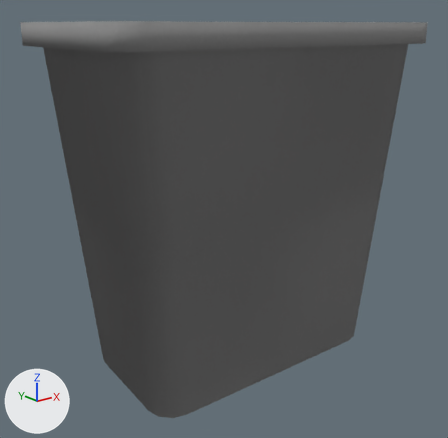
What one commit did to the Blender file office/squareTrashCan.blend.
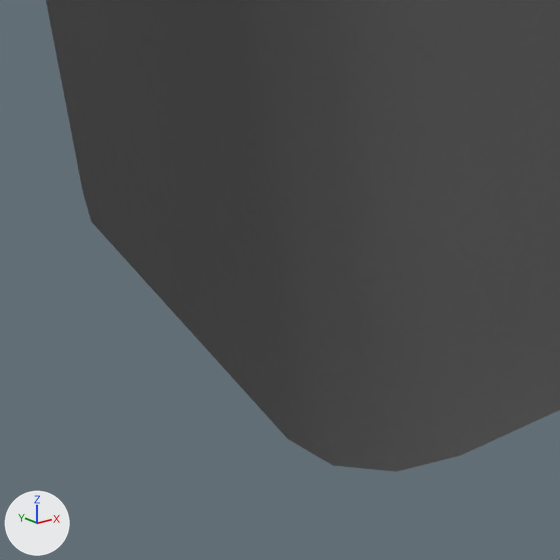
Each version is shown whole from a 50 mm lens placed at (-2.47, -2.98, 2.1), pointed at (-0.09, -0.02, 0.92), then close up on the part from 19% to 47% of the width and 71% to 100% of the height. Every picture has the same lights, and +X, +Y and +Z are marked at lower left. The same objects are shown in both versions, whatever each file hides.
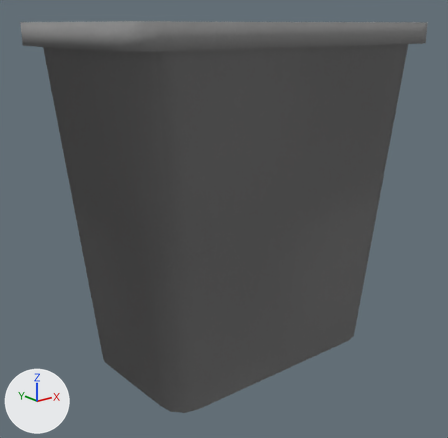
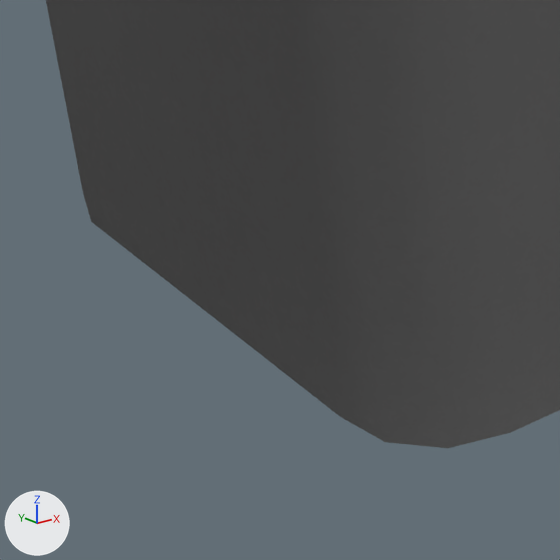
Where the newer file only moved an object's origin or applied its transform, the numbers keep the older frame.

Diff of the bpy script that builds the scene:
```diff
--- a/office/squareTrashCan.blend.py
+++ b/office/squareTrashCan.blend.py
@@ me_cube @@
 me_cube.from_pydata(...)  # 128 vertices, 114 faces; spans x -1.19..1.1, y -0.66..0.66, z -1.0..1.12
 # used by ob_cube; location = (0.0, 0.0, 1.0)
+# me_cube part 1: all 32 vertices in x -1.19..-0.74, y -0.66..-0.32, z -1.0..1.12 are scaled about their middle by (1.01, 1, 1), then moved by (0.08, 0.0, 0.0)
 me_cube.materials.append(mat_trashcan)
```

What differs and where, as boxes [x1, y1, x2, y2] in the close-ups (560 x 560 px; the box of a moved part takes in the faces that stretch with it):
'Cube', reshaped
    before: [46, 0, 560, 472]
    after: [46, 0, 560, 448]
part 1 of me_cube, moved or reshaped
    before: [91, 221, 509, 472]
    after: [91, 221, 509, 448]
